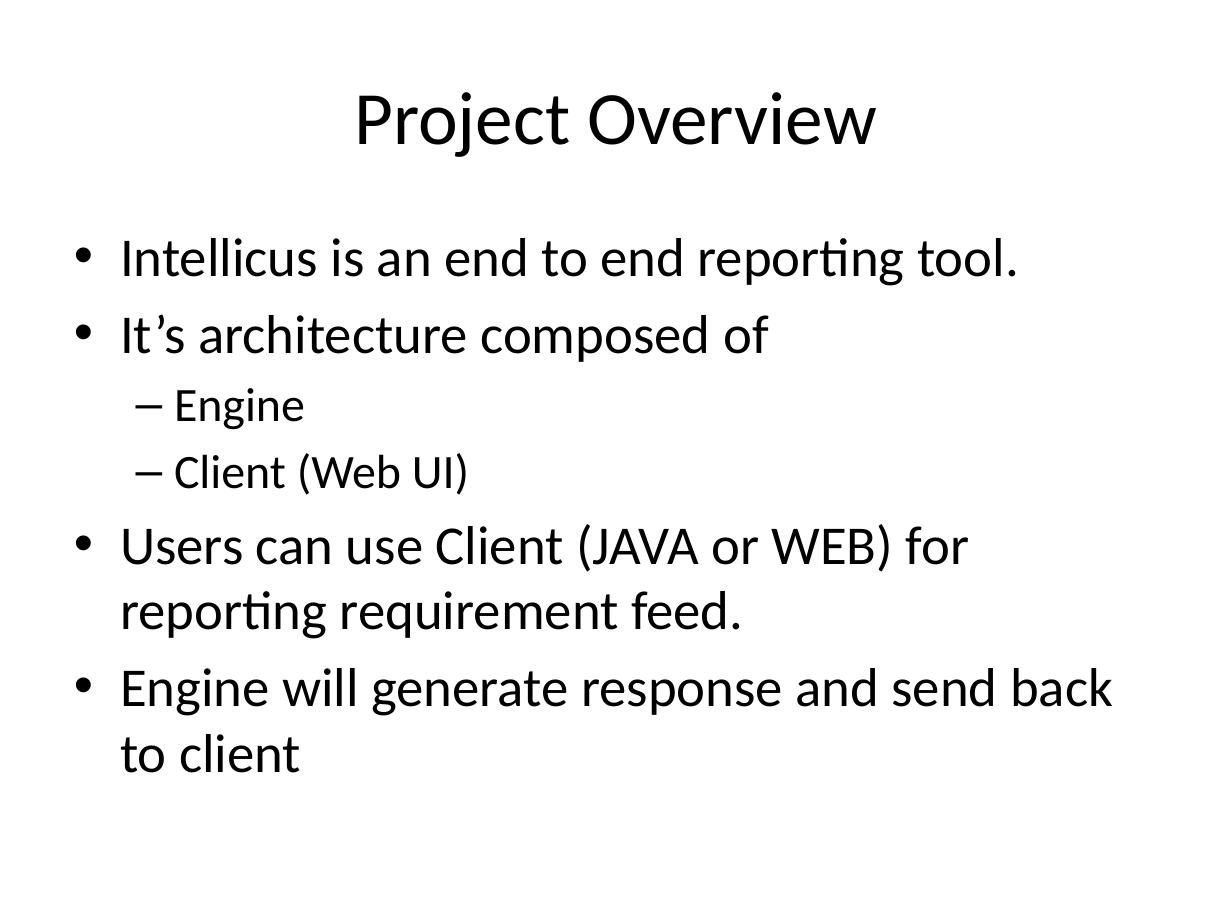
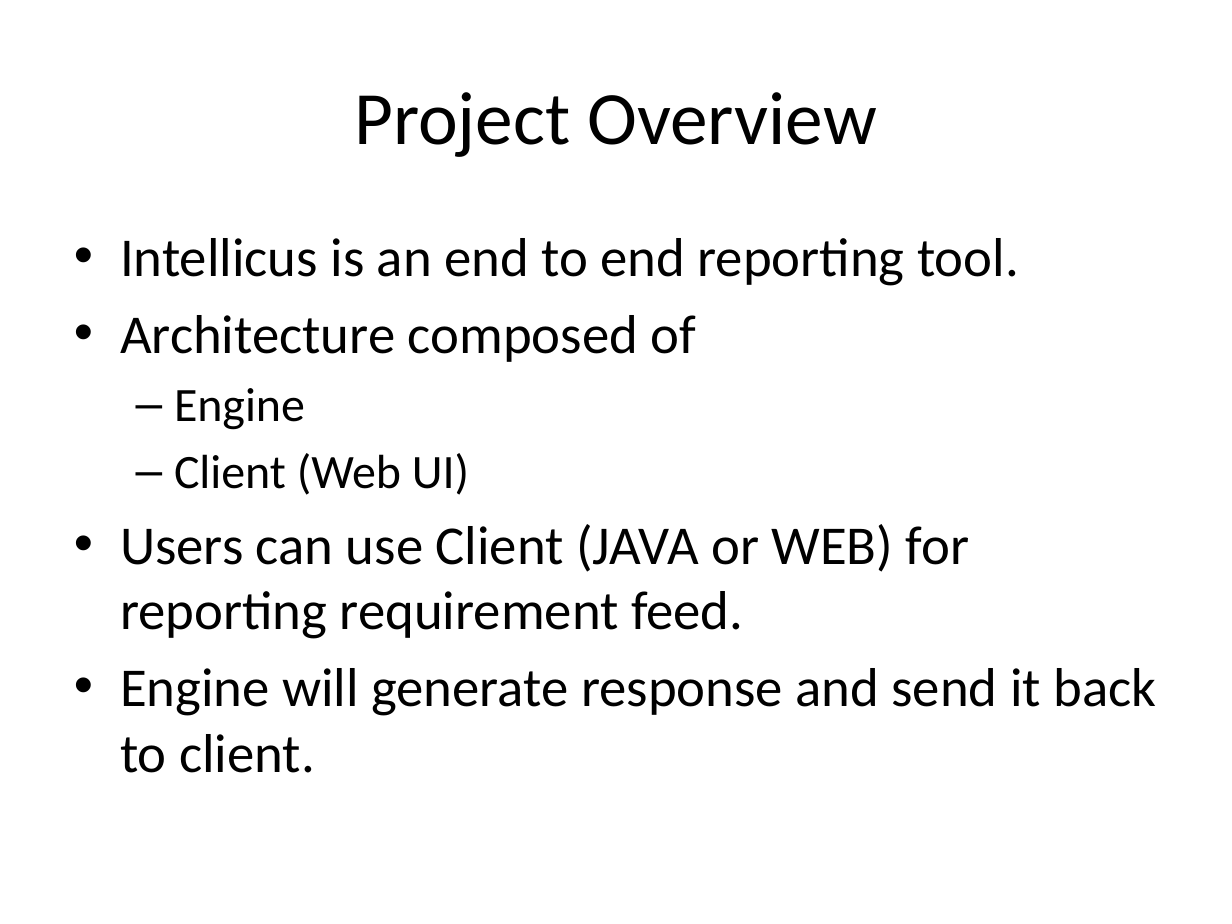
Before and after one commit to digideskio/test-2, a slide deck: slide 2 of Presentation_template1.pptx. Drawn at 1232x924 pixels with LibreOffice and Linux fonts; fonts in the diff are those of the drawing. Boxes give left, top, right and bottom in pixels: in the first picture for what was removed or moved away, otherwise in the second. Text is boxed around its words. In the diff, an @@ line names an element or a change of style, - is before the commit and + after.

```diff
--- a/Presentation_template1.pptx
+++ b/Presentation_template1.pptx
@@ text at (120,315,696,362): text changed @@
-• It’s architecture composed of
+• Architecture composed of
@@ text at (120,668,1156,773): text changed @@
-• Engine will generate response and send back to client
+• Engine will generate response and send it back to client.
```
Also in this commit, not shown: 2 other slides changed.
